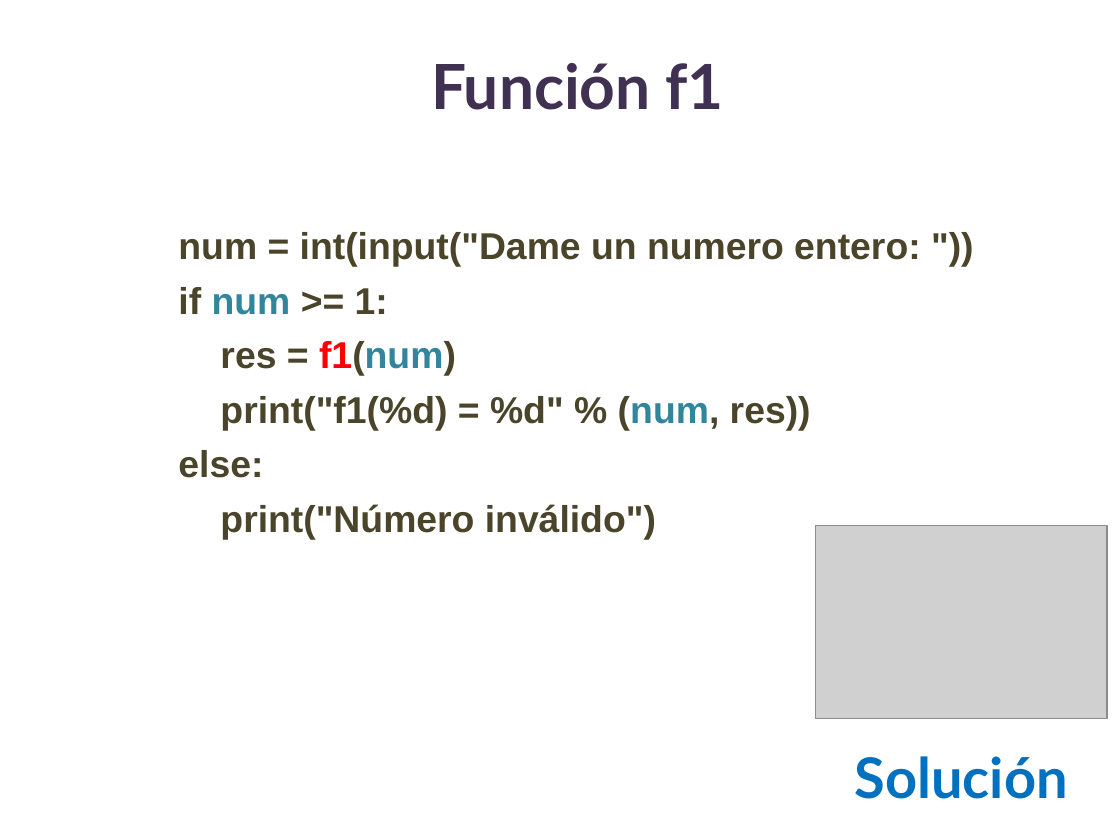
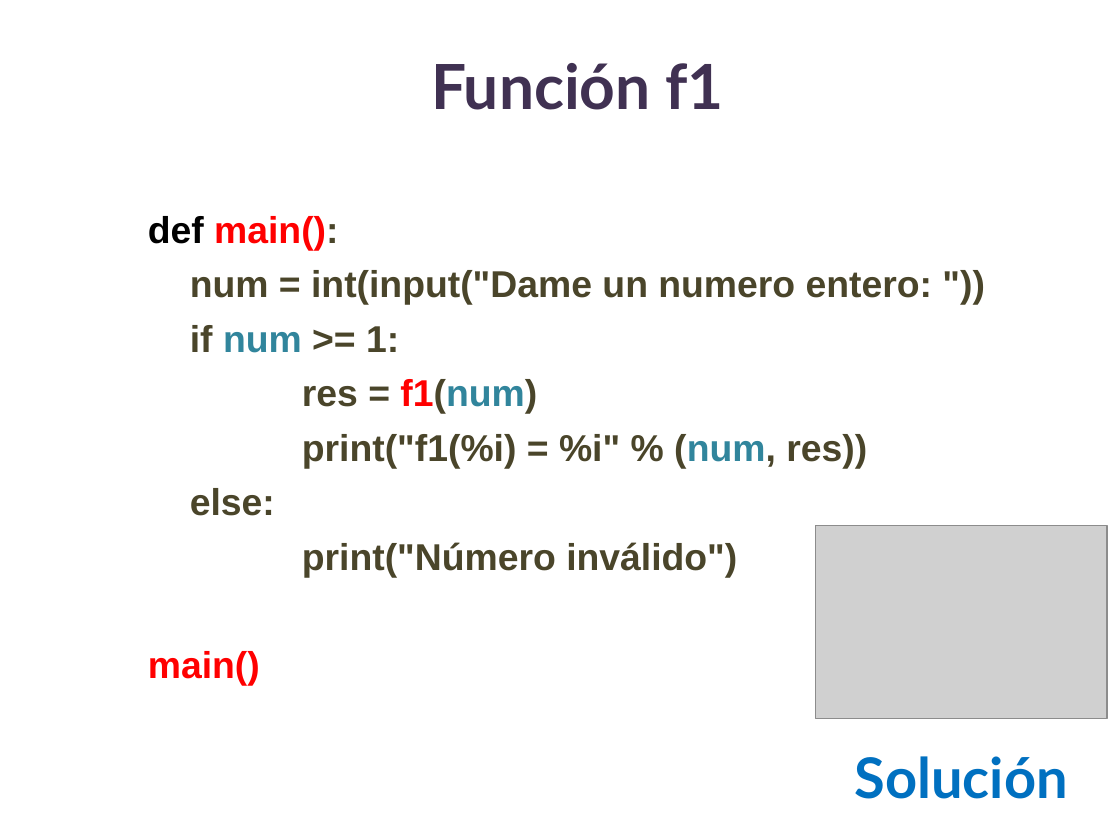
Before and after one commit to lizetheP/PensamientoC, a slide deck: slide 50 of CalendarioAgo20L/presentaciones/7_While.pptx. Drawn at 1120x840 pixels with LibreOffice and Linux fonts; fonts in the diff are those of the drawing; grey boxes stand for pictures. Boxes give left, top, right and bottom in pixels: in the first picture for what was removed or moved away, otherwise in the second. Text is boxed around its words. In the diff, an @@ line names an element or a change of style, - is before the commit and + after.

```diff
--- a/CalendarioAgo20L/presentaciones/7_While.pptx
+++ b/CalendarioAgo20L/presentaciones/7_While.pptx
@@ text "def main():": place and size @@
-text "def main():" at (178, 232, 920, 539)
+text "def main():" at (148, 216, 932, 686)
@@ text at (148, 216, 338, 250): paragraph added @@
+def main():
@@ text at (302, 434, 867, 468): text changed @@
-print("f1(%d) = %d" % (num, res))
+print("f1(%i) = %i" % (num, res))
@@ text at (148, 651, 260, 686): paragraph added @@
+main()
```
Also in this commit, not shown: 1 other slide changed, 1 slide added, 1 slide removed, 1 other file.
